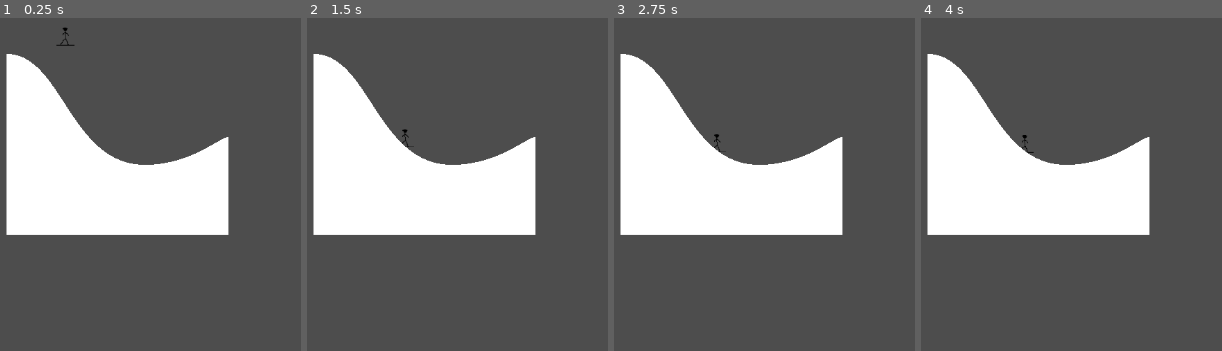
Above: before the commit, frames 1-4 (left to right).
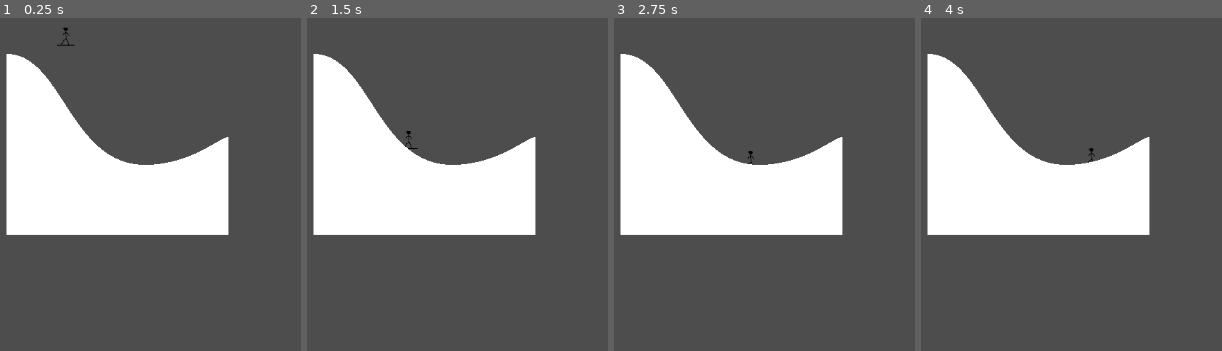
Above: after the commit, the same moments.

Repository: D-Mielewczyk/mask-a-ride
Game: Godot game, scene res://scenes/main.tscn
Two runs of this game, one before a commit and one after it. Both use one fixed random seed, a clock stepped at 60 frames per second and the inputs below.
Inputs:
- Up to frame 1 (0.25 s): no input
- Up to frame 2 (1.5 s): no input
- Up to frame 3 (2.75 s): no input
- Up to frame 4 (4 s): tap Enter at 2.75 s; tap Space at 3.5 s

The runs differ from the first frame. In frame 1, less than 0.1% of the frame differs, in the area x 18-23%, y 3-9%; in frame 2, less than 0.1%, in the area x 31-37%, y 33-40%; in frame 3, less than 0.1%; in frame 4, less than 0.1%.

Commit message:
Update player.gd

Diff:
--- a/scripts/player.gd
+++ b/scripts/player.gd
@@ -18,11 +18,15 @@
 var is_on_ground: bool = false
 var last_collided_obstacle: Node = null
 var collision_cooldown: float = 0.0
+var _last_position: Vector2 = Vector2.ZERO
+var _default_terrain_friction: float = 0.0
 
 
 func _ready() -> void:
 	# Initial horizontal velocity
 	velocity.x = move_speed
+	_last_position = position
+	_default_terrain_friction = terrain_friction
 
 
 func _physics_process(delta: float) -> void:
@@ -31,26 +35,33 @@
 
 	# Update collision cooldown
 	if collision_cooldown > 0:
-		collision_cooldown -= delta
+		collision_cooldown = maxf(collision_cooldown - delta, 0.0)
 
 	# Apply gravity (vertical velocity)
 	velocity.y += gravity * delta
 
+	# Move using CharacterBody2D built-in physics
+	move_and_slide()
+
 	# Check if on ground
 	is_on_ground = is_on_floor()
+
+	# Update terrain based on what we're standing on
+	_update_current_terrain()
 
 	# Apply appropriate friction based on terrain
 	var current_friction = air_friction if not is_on_ground else terrain_friction
 	velocity.x *= current_friction
 
-	# Move using CharacterBody2D built-in physics
-	move_and_slide()
-
-	# Update terrain based on what we're standing on
-	_update_current_terrain()
+	# Maintain a minimum forward speed while allowing downhill boosts
+	if velocity.x < move_speed:
+		velocity.x = move_speed
 
 	# Track distance traveled
-	distance_traveled += move_speed * delta
+	var delta_x = position.x - _last_position.x
+	if delta_x > 0:
+		distance_traveled += delta_x
+	_last_position = position
 
 	# Check if player fell off world
 	if position.y > 1200:
@@ -80,6 +91,7 @@
 				terrain_friction = 0.85
 			else:
 				current_terrain = "default"
+				terrain_friction = _default_terrain_friction
 
 
 func collide(collider: Node) -> void:
